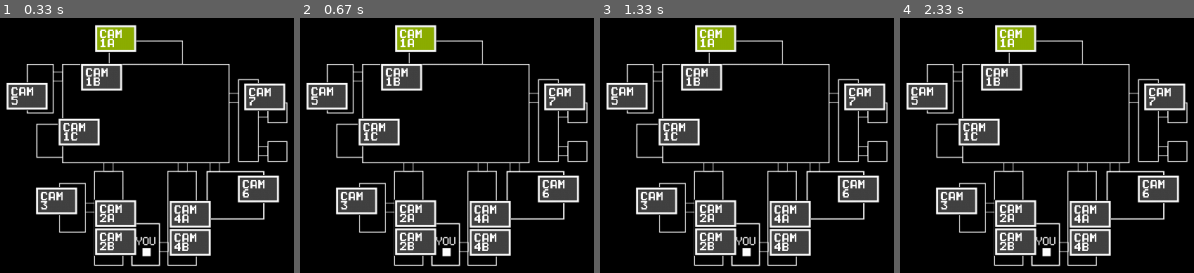
Above: before the commit, frames 1-4 (left to right).
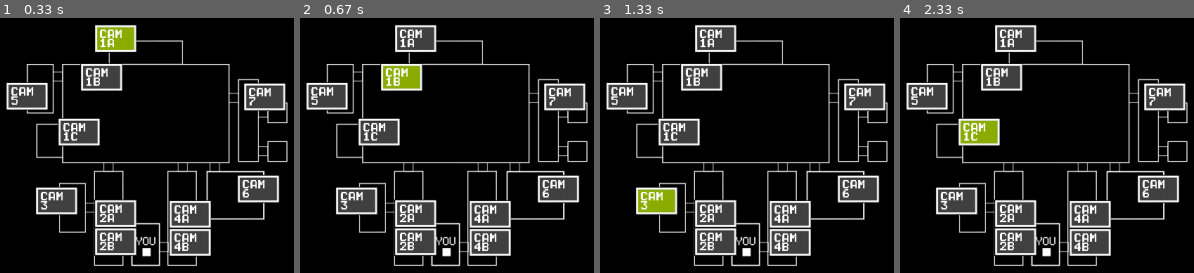
Above: after the commit, the same moments.

Repository: realpatato/pygame-fnaf
Game: pygame game, started from main.py
Two runs of this game, one before a commit and one after it. Both use one fixed random seed, a clock stepped at 60 frames per second and the inputs below.
Inputs (mouse positions are in pixels of both pictures, inside the frame that each line leads up to):
- Up to frame 1 (0.33 s): no input
- Up to frame 2 (0.67 s): click (399, 76) at 0.38 s
- Up to frame 3 (1.33 s): click (714, 38) at 0.72 s; click (655, 201) at 1.05 s
- Up to frame 4 (2.33 s): click (1079, 216) at 1.38 s; click (979, 132) at 2.22 s

Frame 1 is identical in both runs. In frame 2, 2.0% of the frame differs, in the area x 28-46%, y 3-28%; in frame 3, 2.1%, in the area x 12-46%, y 3-77%; in frame 4, 2.1%.

Commit message:
you can swap cams now

Diff:
--- a/cam_manager.py
+++ b/cam_manager.py
@@ -3,7 +3,10 @@
 
 class camButton:
     def __init__(self, x, y, name, selected = False):
-        self.rect = pygame.Rect(x, y, 60, 40)
+        #used only for drawing the button
+        self.draw_rect = pygame.Rect(x, y, 60, 40)
+        #used for click detection since the buttons are drawn, then moved
+        self.click_box = pygame.Rect(x + 860, y + 320, 60, 40)
         self.selected = selected
         self.sprites = self.gen_sprites(name)
 
@@ -39,7 +42,7 @@
 
     def draw_self(self, surface):
         ''' Draws the sprite to the surface '''
-        surface.blit(self.get_cur_sprite(), (self.rect.x, self.rect.y))
+        surface.blit(self.get_cur_sprite(), (self.draw_rect.x, self.draw_rect.y))
 
 class CamMap:
     def __init__(self):
@@ -72,6 +75,8 @@
             #set 1A to selected, its the default
             if info[2] == "1A":
                 buttons[info[2]].selected = True
+                #stores whatever button is currently true, which will always default to 1A
+                self.cur_true_button = buttons[info[2]]
         #return the dictionary
         return buttons
 
@@ -84,8 +89,8 @@
         #draw the map on the surface
         sprite.blit(map_sprite, (20, 0))
         #draw the buttons
-        for button_key in self.buttons:
-            self.buttons[button_key].draw_self(sprite)
+        for button in self.buttons.values():
+            button.draw_self(sprite)
         #return the condition of the cam system sprite
         return sprite
 
@@ -97,6 +102,23 @@
     def __init__(self):
         ''' Simply manages cam functions, connecting the pieces, and handles drawing the current camera frame '''
         self.cam_map = CamMap()
+
+    def check_for_button_click(self, mx, my):
+        ''' Checks for a button click based on given x and y coordinates'''
+        #iterate over the buttons
+        for button in self.cam_map.buttons.values():
+            #check if the mouse is within the button area
+            if (mx > button.click_box.x) and (mx < button.click_box.right) and (my > button.click_box.y) and (my < button.click_box.bottom):
+                #check if already selected
+                if (not button.selected):
+                    #set it to be selected
+                    button.selected = True
+                    #set the currently selected button to false
+                    self.cam_map.cur_true_button.selected = False
+                    #update the map sprite
+                    self.cam_map.map_sprite = self.cam_map.gen_cur_sprite()
+                    #set it to be the current true button
+                    self.cam_map.cur_true_button = button
 
     def gen_cur_sprite(self):
         ''' Generates the current sprite '''
--- a/main.py
+++ b/main.py
@@ -30,6 +30,10 @@
         if event.type == pygame.QUIT:
             #end the loop
             keep_playing = False
+        #check for click
+        if event.type == pygame.MOUSEBUTTONDOWN:
+            mouse_pos = event.pos
+            man.check_for_button_click(mouse_pos[0], mouse_pos[1])
 
     #intial screen wipe
     screen.fill((0, 0, 0))
